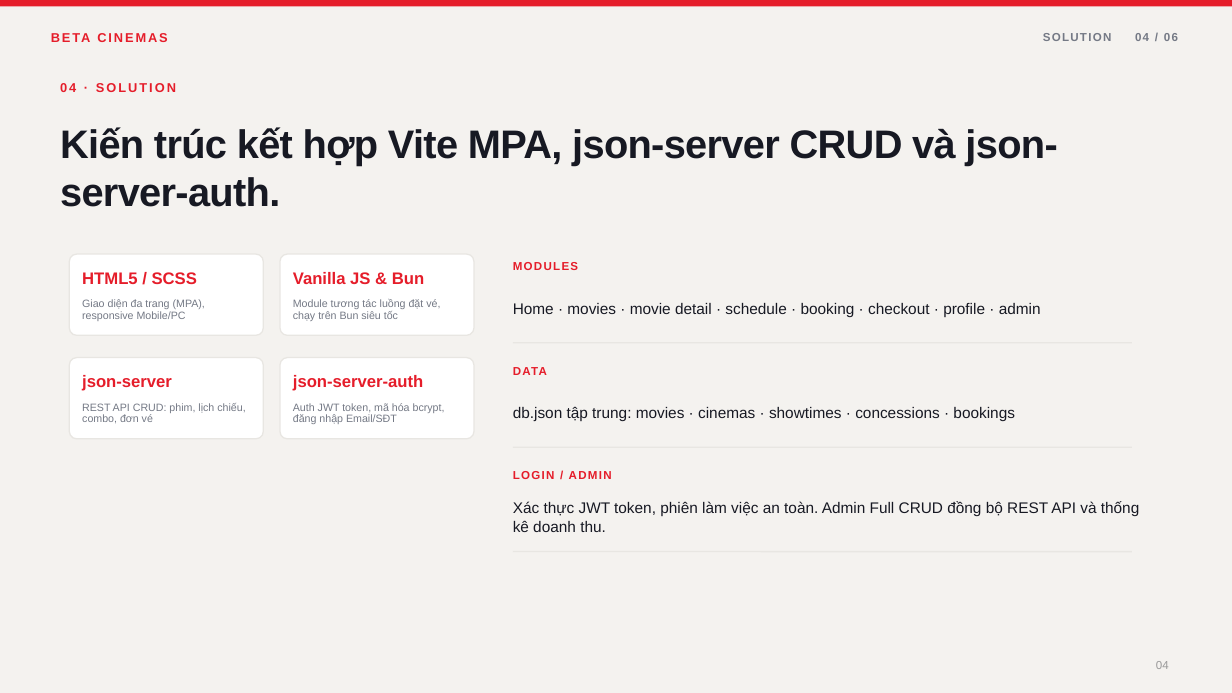
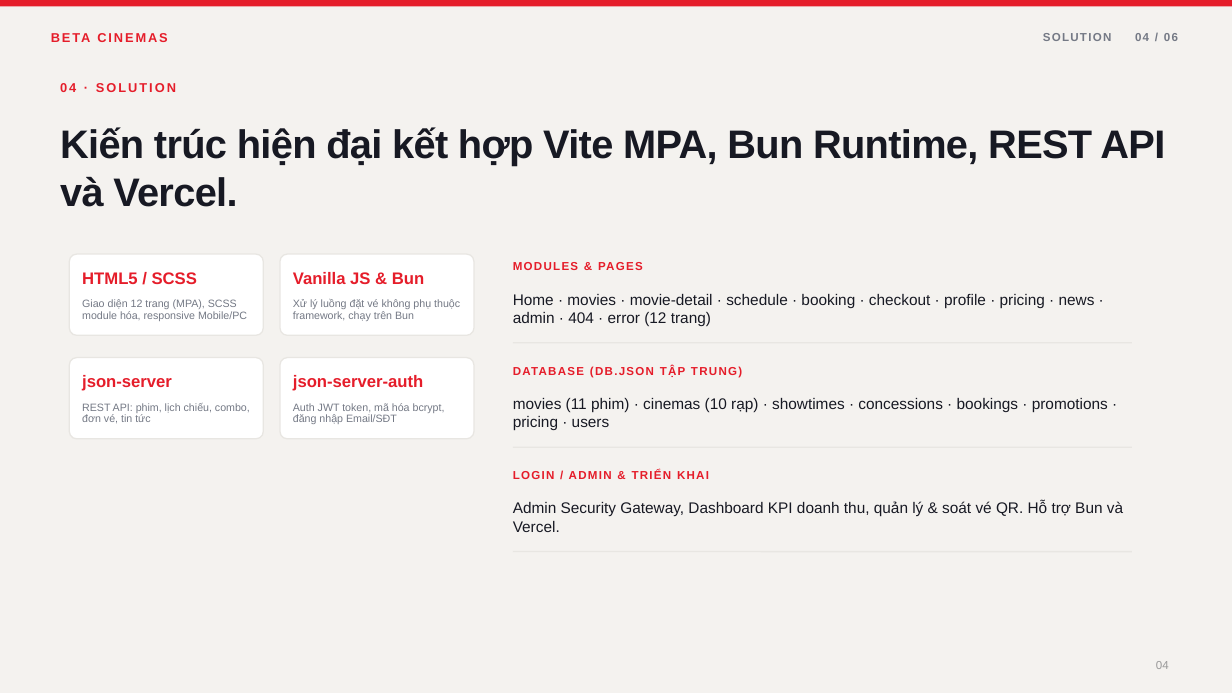
Before and after one commit to AsakiYuki/web2064-fa26, a slide deck: slide 4 of Beta-Cinemas-Presentation.odp. Drawn at 1232x693 pixels with LibreOffice and Linux fonts; fonts in the diff are those of the drawing. Boxes give left, top, right and bottom in pixels: in the first picture for what was removed or moved away, otherwise in the second. Text is boxed around its words. In the diff, an @@ line names an element or a change of style, - is before the commit and + after.

```diff
--- a/Beta-Cinemas-Presentation.odp
+++ b/Beta-Cinemas-Presentation.odp
@@ text at [60, 127, 1165, 207]: text changed @@
-Kiến trúc kết hợp Vite MPA, json-server CRUD và json-server-auth.
+Kiến trúc hiện đại kết hợp Vite MPA, Bun Runtime, REST API và Vercel.
@@ text at [82, 299, 247, 321]: text changed @@
-Giao diện đa trang (MPA), responsive Mobile/PC
+Giao diện 12 trang (MPA), SCSS module hóa, responsive Mobile/PC
@@ text at [293, 299, 460, 321]: text changed @@
-Module tương tác luồng đặt vé, chạy trên Bun siêu tốc
+Xử lý luồng đặt vé không phụ thuộc framework, chạy trên Bun
@@ text at [513, 294, 1095, 327]: text changed @@
-Home · movies · movie detail · schedule · booking · checkout · profile · admin
+Home · movies · movie-detail · schedule · booking · checkout · profile · pricing · news · admin · 404 · error (12 trang)
@@ text at [513, 361, 1141, 380]: text changed @@
-DATA
+DATABASE (DB.JSON TẬP TRUNG)
@@ text at [82, 403, 250, 423]: text changed @@
-REST API CRUD: phim, lịch chiếu, combo, đơn vé
+REST API: phim, lịch chiếu, combo, đơn vé, tin tức
@@ text at [513, 398, 1108, 431]: text changed @@
-db.json tập trung: movies · cinemas · showtimes · concessions · bookings
+movies (11 phim) · cinemas (10 rạp) · showtimes · concessions · bookings · promotions · pricing · users
@@ text at [513, 470, 709, 479]: text changed @@
-LOGIN / ADMIN
+LOGIN / ADMIN & TRIỂN KHAI
@@ text at [513, 501, 1123, 532]: text changed @@
-Xác thực JWT token, phiên làm việc an toàn. Admin Full CRUD đồng bộ REST API và thống kê doanh thu.
+Admin Security Gateway, Dashboard KPI doanh thu, quản lý & soát vé QR. Hỗ trợ Bun và Vercel.
```
Also in this commit, not shown: 5 other slides changed, 2 other files.
